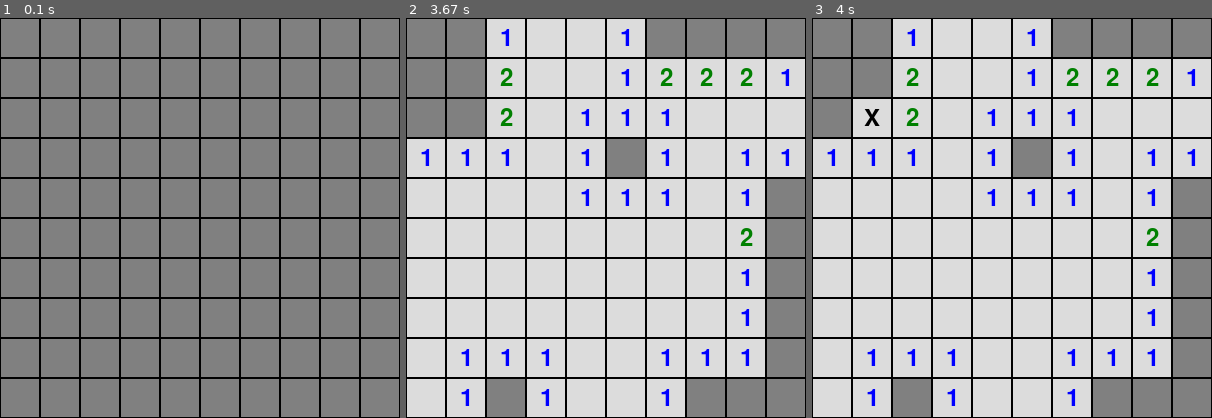
Above: before the commit, frames 1-3 (left to right).
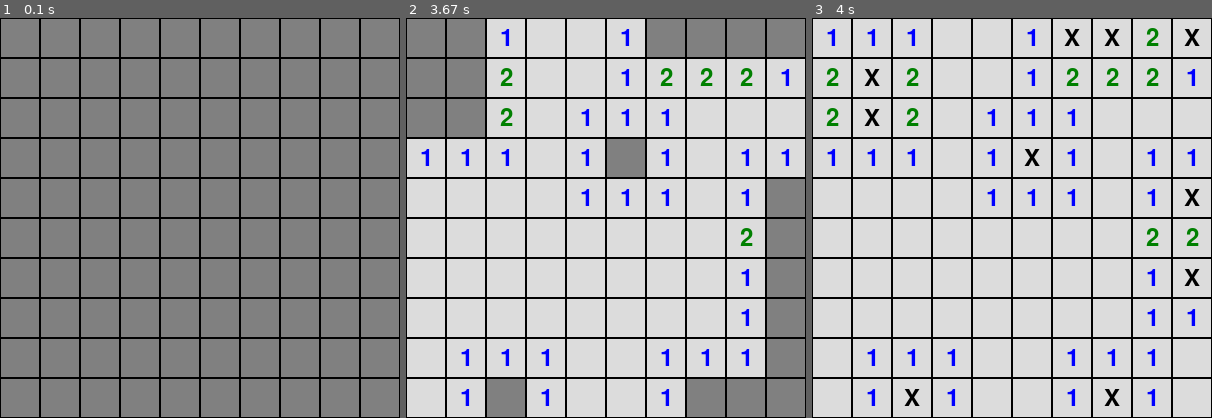
Above: after the commit, the same moments.

Repository: i0z0m/minesweeper-pygame
Game: pygame game, started from src/minesweeper_pygame/__main__.py
The game is run twice, just before and just after one commit, with the same random seed, the same clock (stepped at 60 frames per second) and the same inputs.
Inputs (mouse positions are in pixels of both pictures, inside the frame that each line leads up to):
- Up to frame 1 (0.1 s): no input
- Up to frame 2 (3.67 s): click (606, 218) at 0.38 s
- Up to frame 3 (4 s): click (860, 130) at 3.72 s

Frames 1-2 are identical in both runs. In frame 3, 17% of the frame differs, in the area x 0-100%, y 0-100%.

Commit message:
Added game over handling

Diff:
--- a/src/minesweeper_pygame/__main__.py
+++ b/src/minesweeper_pygame/__main__.py
@@ -93,6 +93,10 @@
             for c in range(col-1, col+2):
                 reveal_adjacent_cells(r, c, grid)
 
+def reveal_all_cells(row, col, grid):
+    for row in range(ROWS):
+        for col in range(COLS):
+            grid[row][col].is_open = True
 
 def main():
     pygame.init()
@@ -101,7 +105,7 @@
     clock = pygame.time.Clock()
 
     grid = init_grid(ROWS, COLS, MINE_COUNT)
-
+    gameover = False
     # ゲームループ
     running = True
     while running:
@@ -113,16 +117,17 @@
         for event in pygame.event.get():
             if event.type == pygame.QUIT:
                 running = False
-            elif event.type == pygame.MOUSEBUTTONDOWN:
+            elif not gameover and event.type == pygame.MOUSEBUTTONDOWN:
                 row, col = event.pos[1] // CELL_SIZE, event.pos[0] // CELL_SIZE
                 cell = grid[row][col]
+                if event.button == 1 and cell.is_mine:
+                    gameover = True
+                    reveal_all_cells(ROWS, COLS, grid);
                 if event.button == 1 and not cell.is_flagged:  # 左クリックでセルを開く
                     reveal_adjacent_cells(row, col, grid)
                 elif event.button == 3:  # 右クリックで旗を立てる/取り除く
                     cell.is_flagged = not cell.is_flagged
 
-        clock.tick(60)
-
     pygame.quit()
 
 if __name__ == "__main__":
